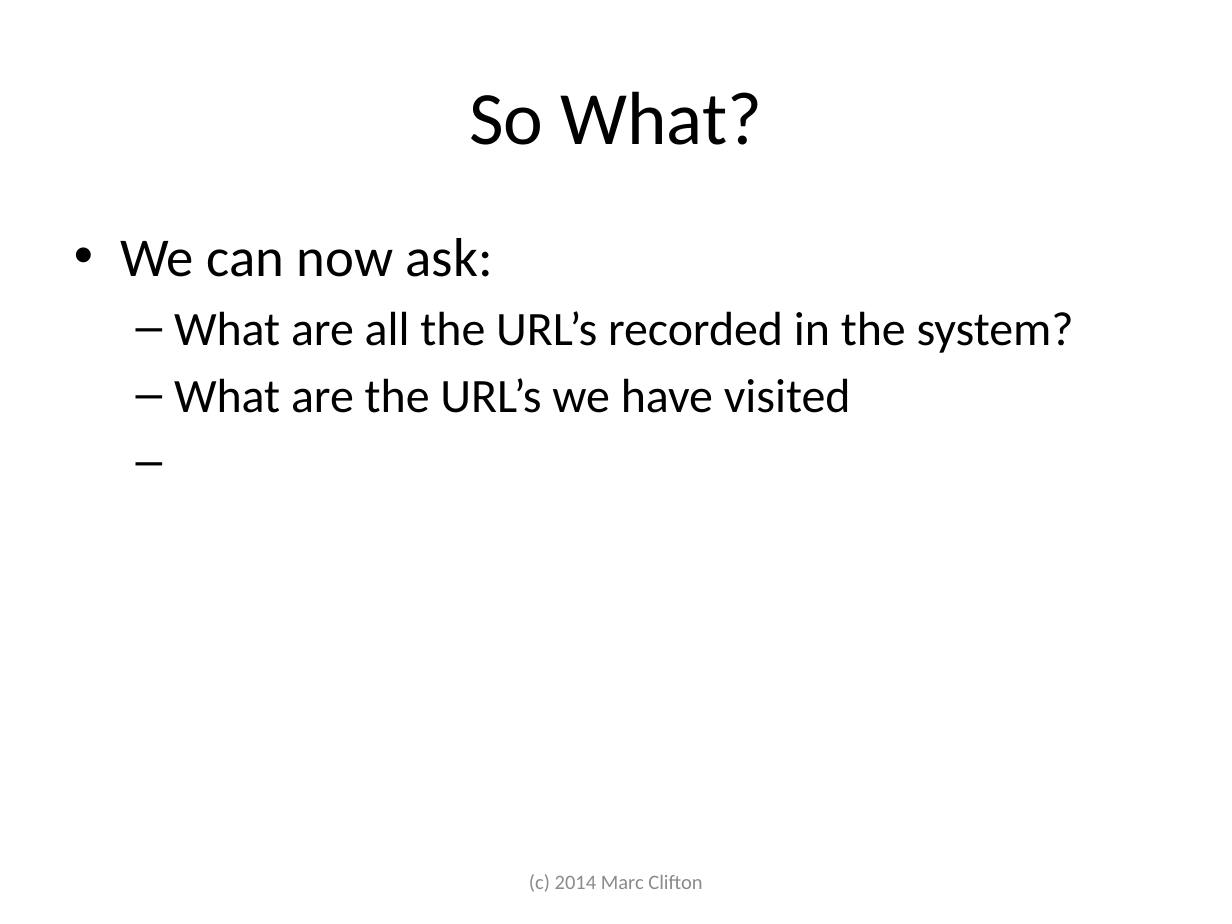
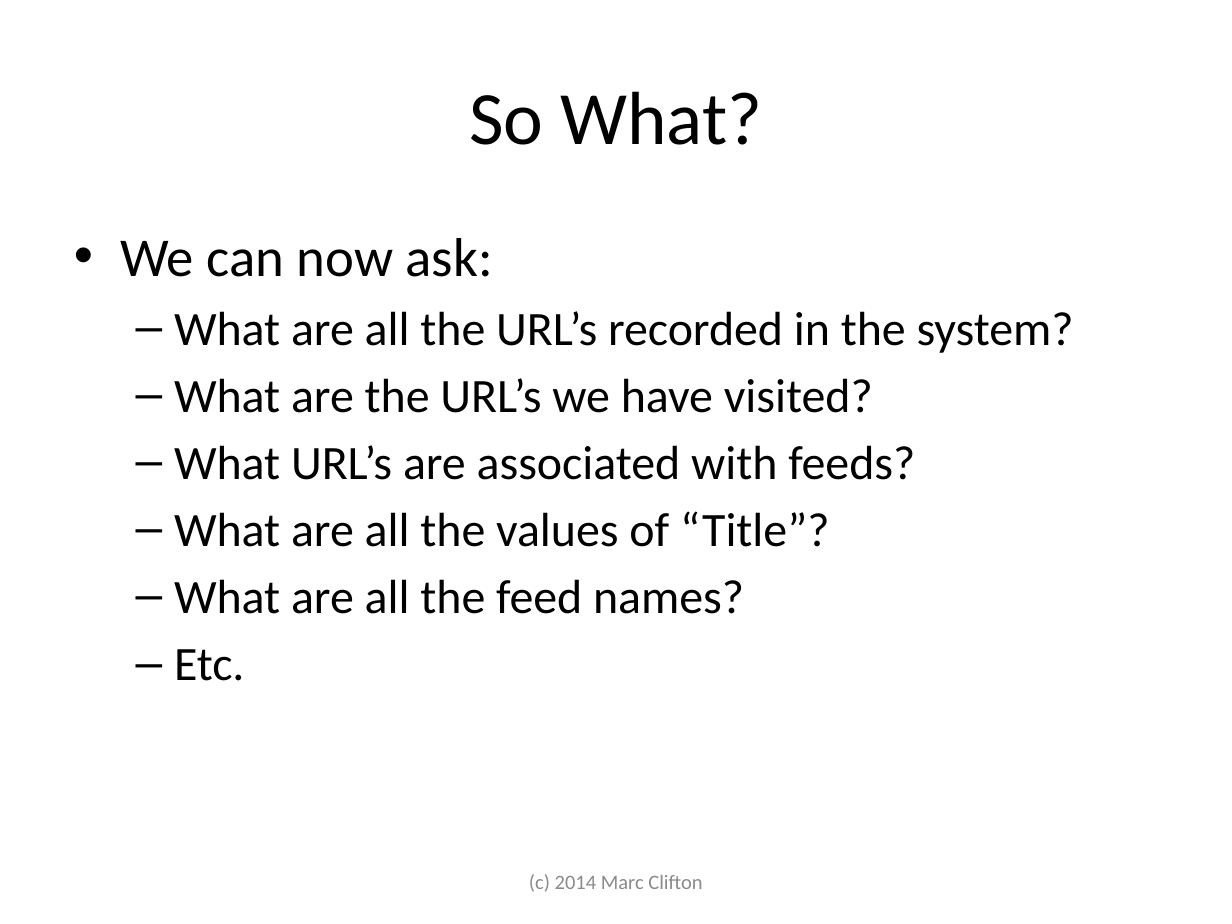
Before and after one commit to cliftonm/HOPE, a slide deck: slide 21 of Articles/semantic database slide show.pptx. Drawn at 1232x924 pixels with LibreOffice and Linux fonts; fonts in the diff are those of the drawing. Boxes give left, top, right and bottom in pixels: in the first picture for what was removed or moved away, otherwise in the second. Text is boxed around its words. In the diff, an @@ line names an element or a change of style, - is before the commit and + after.

Commit message:
WIP on adding RSS feed bookmark functionality. WIP on the PPT presentation.

```diff
--- a/Articles/semantic database slide show.pptx
+++ b/Articles/semantic database slide show.pptx
@@ text at (174,378,915,681): text changed @@
-  – What are the URL’s we have visited
+  – What are the URL’s we have visited?
+  – What URL’s are associated with feeds?
+  – What are all the values of “Title”?
+  – What are all the feed names?
+  – Etc.
```
Also in this commit, not shown: 5 slides added, 6 other files.
